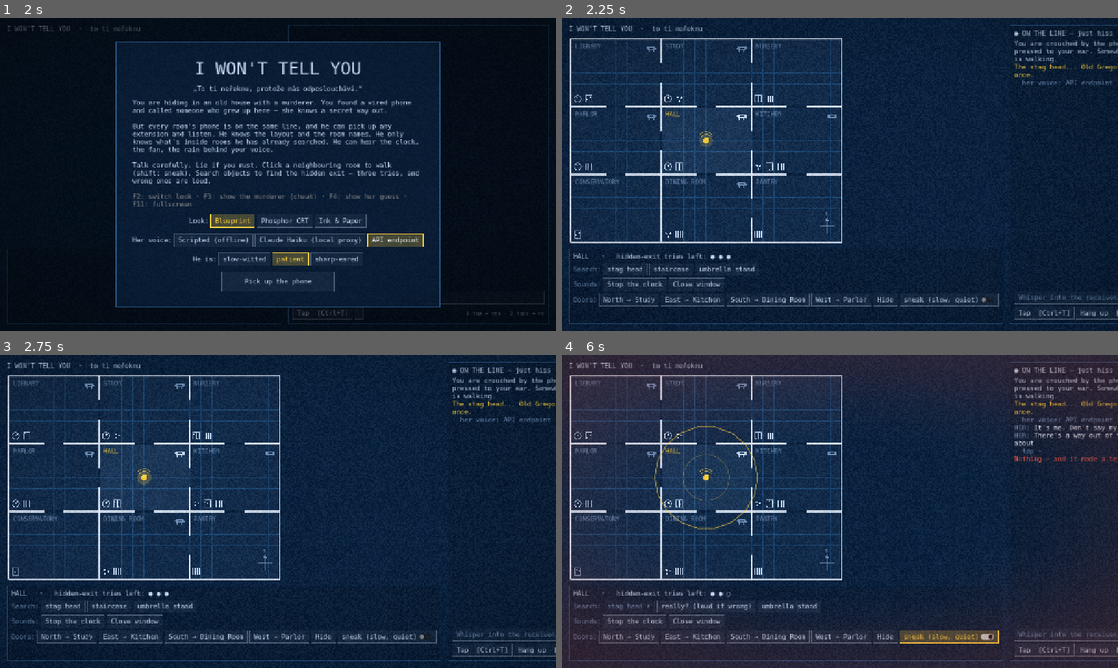
Above: before the commit, frames 1-4 (two rows, left to right).
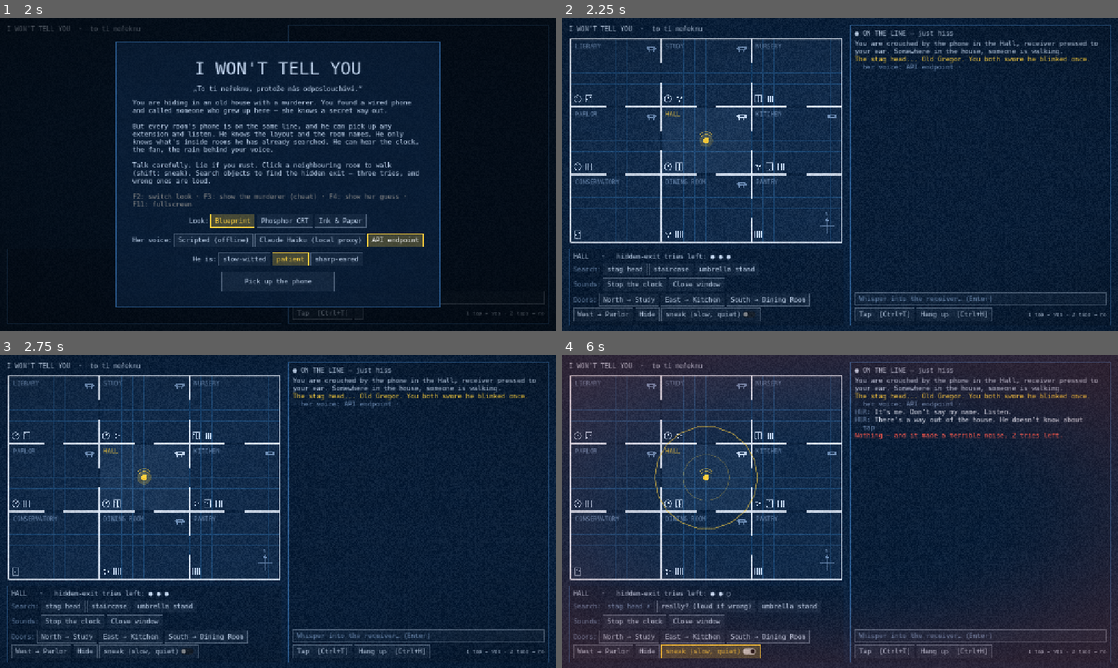
Above: after the commit, the same moments.

Repository: Vikvam/oiside-jam-2610
Game: Godot game, scene res://main.tscn
The game is run twice, just before and just after one commit, with the same random seed, the same clock (stepped at 60 frames per second) and the same inputs.
Inputs (mouse positions are in pixels of both pictures, inside the frame that each line leads up to):
- Up to frame 1 (2 s): click (417, 296) at 0.52 s; type "12" at 0.6 s; click "API endpoint" at 1.25 s
- Up to frame 2 (2.25 s): click "Pick up the phone" at 2 s
- Up to frame 3 (2.75 s): no input
- Up to frame 4 (6 s): click "stag head" at 2.75 s; click "really? (loud if wrong)" at 3.5 s; click "sneak (slow, quiet)" at 4.25 s; click "Tap [Ctrl+T]" at 5 s; click "staircase" at 5.75 s

Frame 1 is identical in both runs. In frame 2, 4.3% of the frame differs, in the area x 1-100%, y 2-99%; in frame 3, 4.3%; in frame 4, 6.4%.

Commit message:
LLM rescuer works end to end; layout fix; docs
Co-Authored-By: Claude Opus 5.5 <noreply@anthropic.com>

Diff:
--- /dev/null
+++ b/rescuer_config.example.cfg
@@ -0,0 +1,11 @@
+; Copy to rescuer_config.cfg (gitignored) and fill in.
+[rescuer]
+; Local dev proxy (proxy/rescuer_proxy.py) — used by "Claude Haiku (local proxy)"
+proxy_url="http://127.0.0.1:8765/rescuer"
+; Real endpoint — used by "API endpoint".
+; format="anthropic" -> Anthropic Messages API (x-api-key header)
+; format="simple"    -> POST {system, prompt}, expects {text} (same as the proxy), Bearer key
+format="anthropic"
+url="https://api.anthropic.com/v1/messages"
+key=""
+model="claude-haiku-5-5"
--- a/scripts/core/game.gd
+++ b/scripts/core/game.gd
@@ -102,6 +102,7 @@
 	apply_difficulty(difficulty)
 	murderer.timer = 15.0
 	receiver_up = true
+	_bg_timer = 2.0
 
 
 func apply_difficulty(level: String) -> void:
--- a/scripts/main.gd
+++ b/scripts/main.gd
@@ -58,12 +58,14 @@
 		_apply_style()
 	if a.has("seed"):
 		seed(int(a.seed))
+	if a.has("backend"):
+		backend = a.backend
 	if a.has("play"):
 		_start_game()
 		if a.has("debug"):
 			plan.show_debug = true
 		if a.has("say"):
-			get_tree().create_timer(2.0).timeout.connect(func(): game.say(a.say))
+			get_tree().create_timer(float(a.get("say_at", "2"))).timeout.connect(func(): game.say(a.say))
 	if a.has("over"):
 		get_tree().create_timer(float(a.get("at", "3")) - 1.0).timeout.connect(func():
 			game._end(false, "caught"))
@@ -111,6 +113,8 @@
 	margin.add_child(h)
 	var left := VBoxContainer.new()
 	left.add_theme_constant_override("separation", 10)
+	left.custom_minimum_size.x = 12 * PlanView.U + 8
+	left.size_flags_horizontal = Control.SIZE_SHRINK_BEGIN
 	h.add_child(left)
 	var header := Label.new()
 	header.name = "Header"
@@ -121,6 +125,8 @@
 	left.add_child(plan)
 	room_panel = RoomPanel.new()
 	room_panel.size_flags_vertical = Control.SIZE_EXPAND_FILL
+	room_panel.custom_minimum_size.x = 12 * PlanView.U + 8
+	room_panel.clip_contents = true
 	room_panel.move_requested.connect(func(r, sn): if game: game.move_to(r, sn))
 	left.add_child(room_panel)
 	phone = PhonePanel.new()
--- a/scripts/ui/room_panel.gd
+++ b/scripts/ui/room_panel.gd
@@ -9,9 +9,9 @@
 var title: Label
 var busy_bar: ProgressBar
 var busy_label: Label
-var objects_box: HBoxContainer
-var actions_box: HBoxContainer
-var doors_box: HBoxContainer
+var objects_box: HFlowContainer
+var actions_box: HFlowContainer
+var doors_box: HFlowContainer
 var sneak_toggle: CheckButton
 var sneak := false
 var armed := ""
@@ -35,11 +35,11 @@
 	busy_bar.show_percentage = false
 	busy_bar.visible = false
 	head.add_child(busy_bar)
-	objects_box = HBoxContainer.new()
+	objects_box = HFlowContainer.new()
 	v.add_child(objects_box)
-	actions_box = HBoxContainer.new()
+	actions_box = HFlowContainer.new()
 	v.add_child(actions_box)
-	doors_box = HBoxContainer.new()
+	doors_box = HFlowContainer.new()
 	v.add_child(doors_box)
 
 
Not shown, added: CREDITS.md
Not shown, added: DECISIONS.md
Not shown, added: README.md
Not shown, changed: proxy/rescuer_proxy.py
